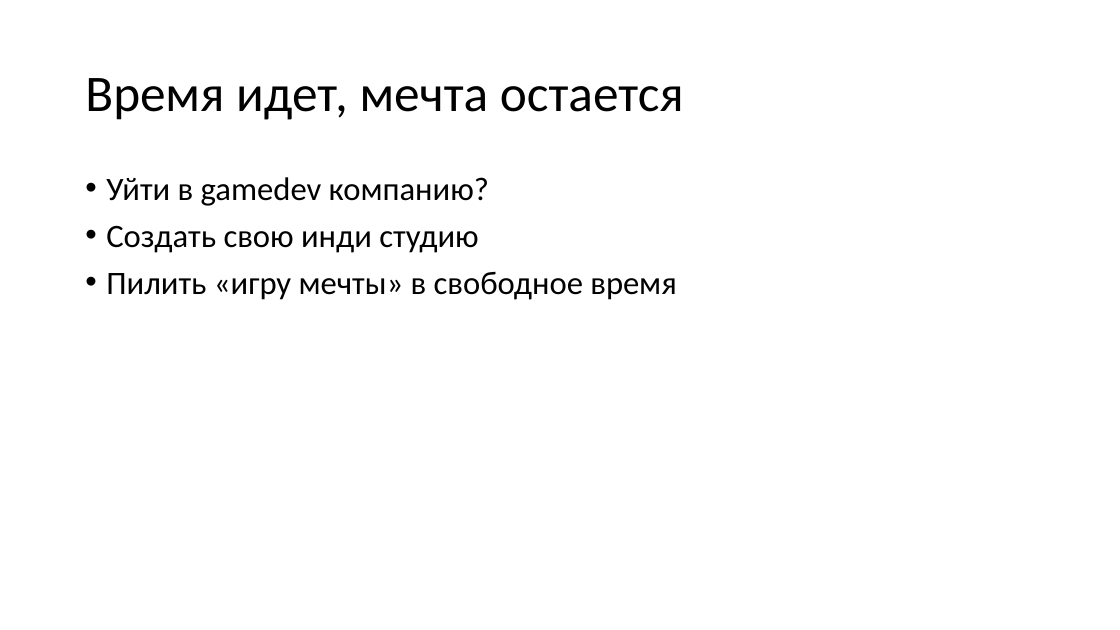
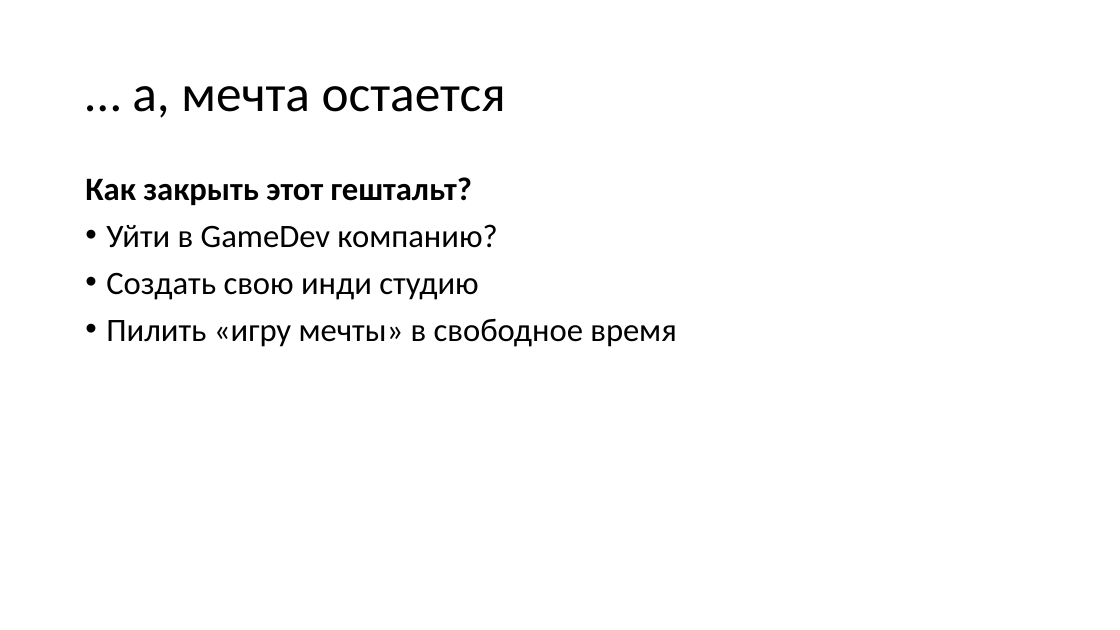
Before and after one commit to kugushev/presentations, a slide deck: slide 8 of 2020_GameDev-As-Hobby/Presentation.pptx (slide 4 before the commit). Drawn at 1120x630 pixels with LibreOffice and Linux fonts; fonts in the diff are those of the drawing. Boxes give left, top, right and bottom in pixels: in the first picture for what was removed or moved away, otherwise in the second. Text is boxed around its words. In the diff, an @@ line names an element or a change of style, - is before the commit and + after.

```diff
--- a/2020_GameDev-As-Hobby/Presentation.pptx
+++ b/2020_GameDev-As-Hobby/Presentation.pptx
@@ title at [132, 86, 506, 118]: text changed @@
-Время идет, мечта остается
+… а, мечта остается
@@ text at [85, 177, 497, 248]: text changed; bold on @@
-• Уйти в gamedev компанию?
+Как закрыть этот гештальт?
+• Уйти в GameDev компанию?
```
Also in this commit, not shown: 4 other slides changed, 28 slides added, 11 slides removed.
